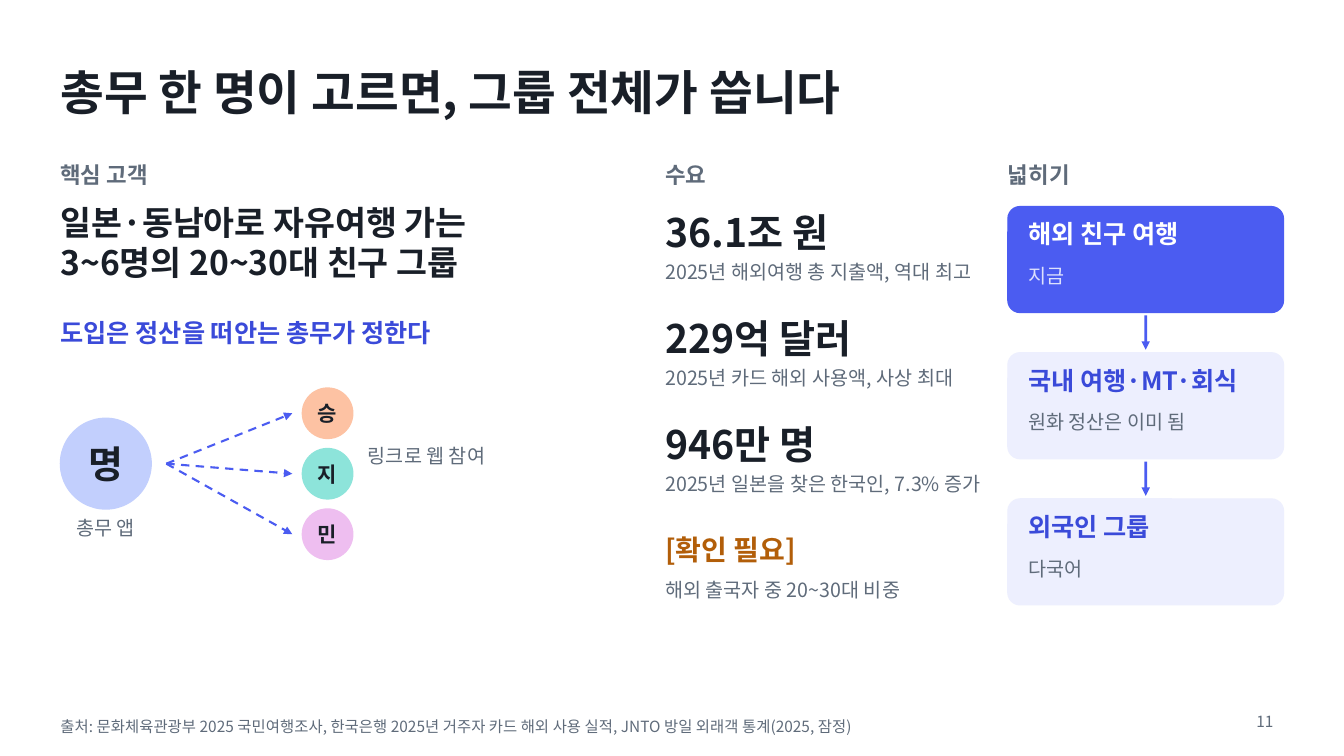
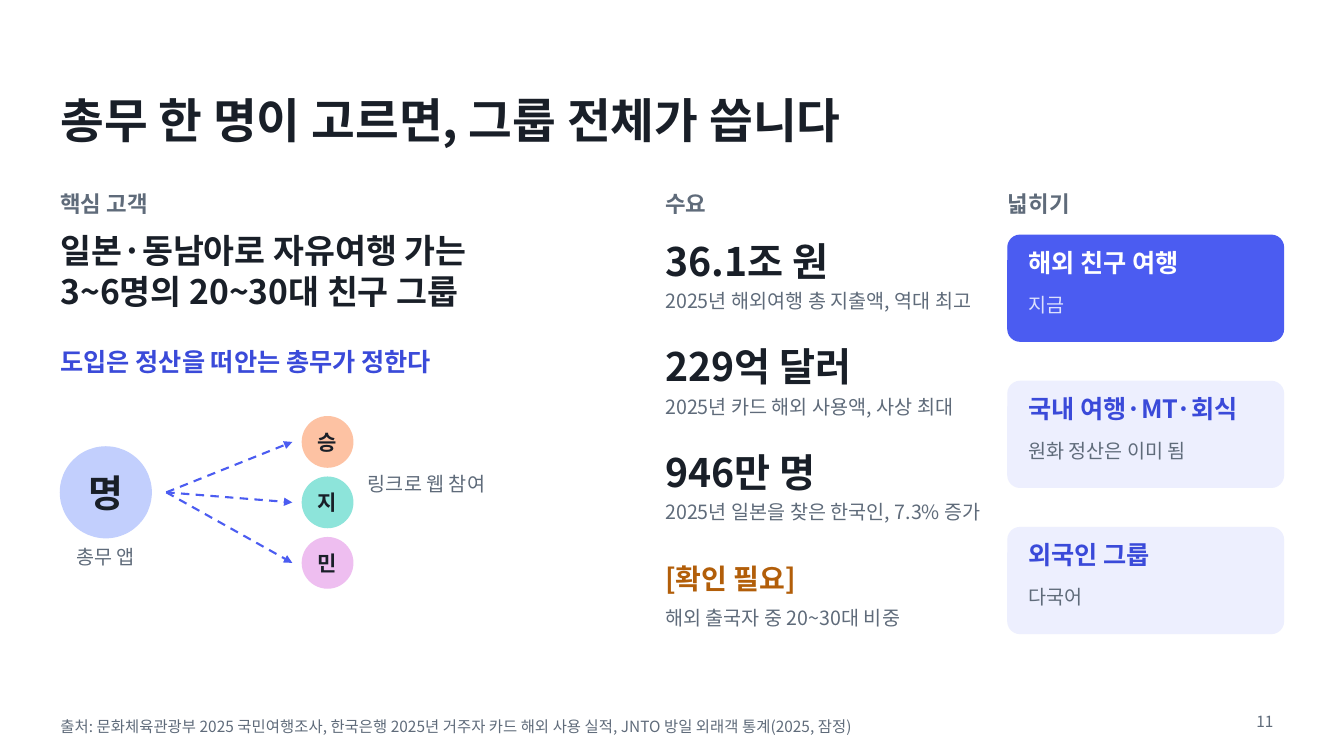
Before and after one commit to mchoe1638-pixel/svc-hackathon-Hashell, a slide deck: slide 11 of docs/pitch/hashell_pitch.pptx. Drawn at 1344x756 pixels with LibreOffice and Linux fonts; fonts in the diff are those of the drawing. Boxes give left, top, right and bottom in pixels: in the first picture for what was removed or moved away, otherwise in the second. Text is boxed around its words. In the diff, an @@ line names an element or a change of style, - is before the commit and + after.

```diff
--- a/docs/pitch/hashell_pitch.pptx
+++ b/docs/pitch/hashell_pitch.pptx
@@ arrow removed from (1146, 316) to (1146, 350) @@
@@ 25 texts, 4 ellipses, 3 arrows, 3 rounded rectangles, 1 title: place and size @@
-25 texts, 4 ellipses, 3 arrows, 3 rounded rectangles, 1 title at (60,70,1284,605)
+25 texts, 4 ellipses, 3 arrows, 3 rounded rectangles, 1 title at (60,98,1284,633)
@@ arrow removed from (1146, 462) to (1146, 496) @@
```
Also in this commit, not shown: 12 other slides changed, 8 other files.
